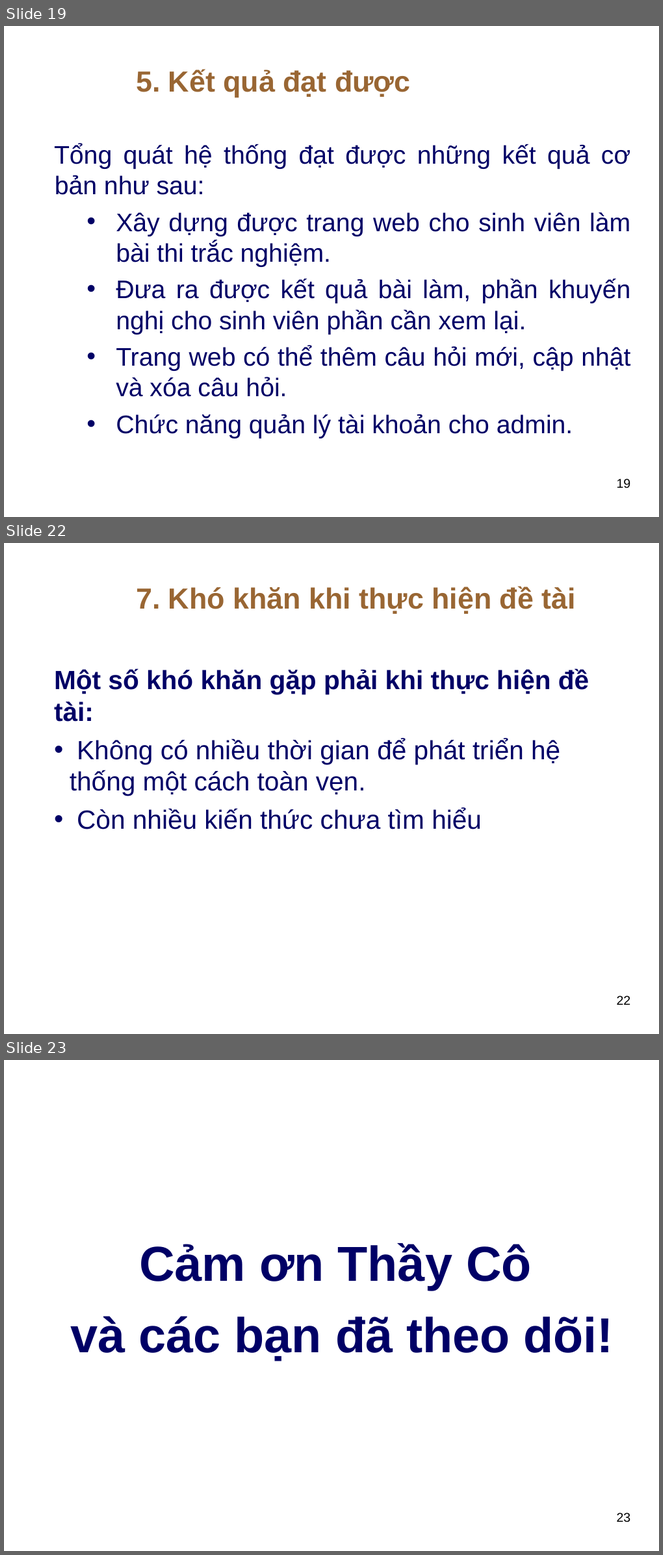
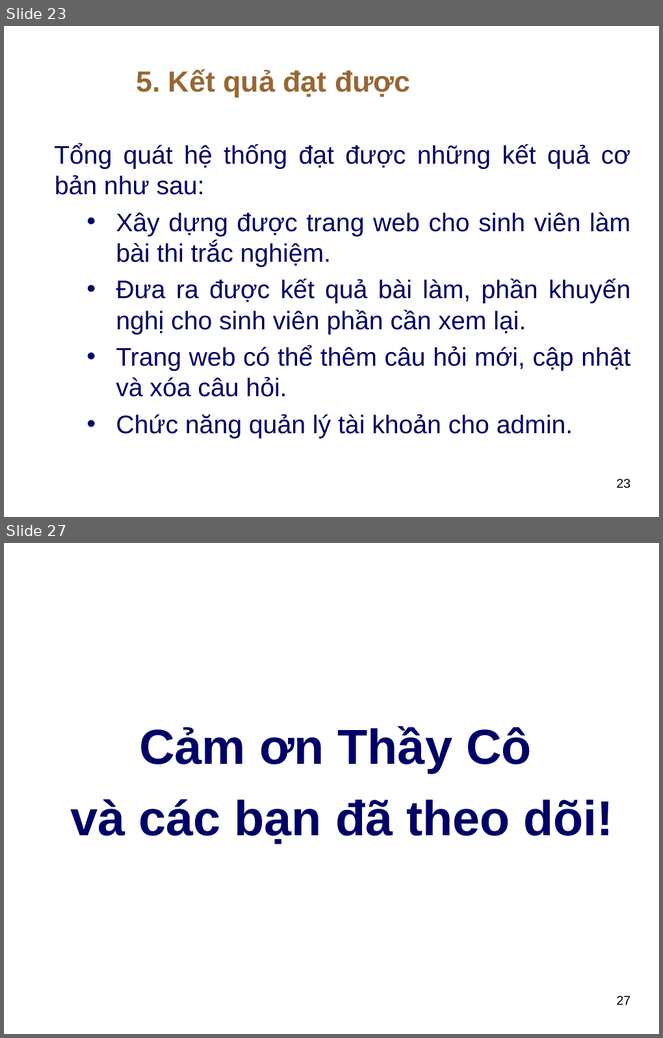
Before and after one commit to thuhuynh4393/testfrontend, a slide deck: Thu HUynh - SLide bao cao.ppt. Shown one above the other, each under a label of ours: slides 19, 22 and 23 before the commit, slides 23 and 27 after it; the slides between them are not shown. The pictures are 663x1555 and 663x1038 pixels, drawn with LibreOffice and Linux fonts; fonts in the diff are those of the drawing; background and template pictures are left out. Boxes give left, top, right and bottom in pixels: in the first picture for what was removed or moved away, otherwise in the second. Text is boxed around its words. In the diff, an @@ line names an element or a change of style, - is before the commit and + after.

```diff
--- a/Thu HUynh - SLide bao cao.ppt
+++ b/Thu HUynh - SLide bao cao.ppt
@@ slide 22 removed at box(4, 543, 659, 1034), background picture (left out) @@
@@ title removed at box(136, 586, 576, 614) @@
-7. Khó khăn khi thực hiện đề tài
@@ text removed at box(54, 668, 589, 830) @@
-Một số khó khăn gặp phải khi thực hiện đề tài:
-• Không có nhiều thời gian để phát triển hệ thống một cách toàn vẹn.
-• Còn nhiều kiến thức chưa tìm hiểu
@@ page number removed at box(617, 996, 631, 1005) @@
-22
@@ what was slide 19 is now slide 23 @@
@@ page number at box(617, 479, 631, 489): text changed @@
-19
+23
@@ what was slide 23 is now slide 27 @@
@@ page number at box(617, 996, 631, 1005): text changed @@
-23
+27
```
Also in this commit, not shown: 12 slides changed, 7 slides added, 2 other slides removed.
